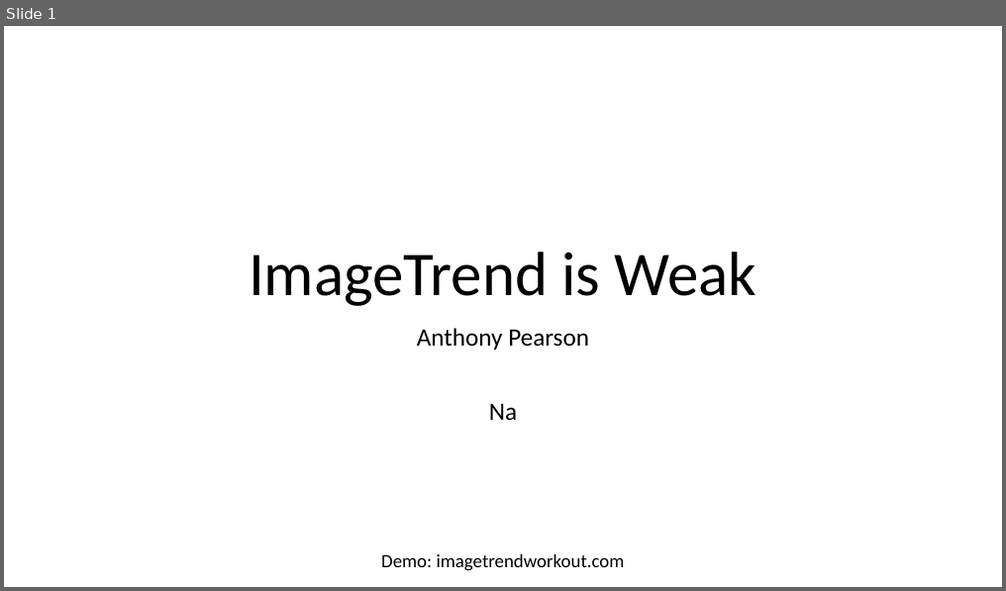
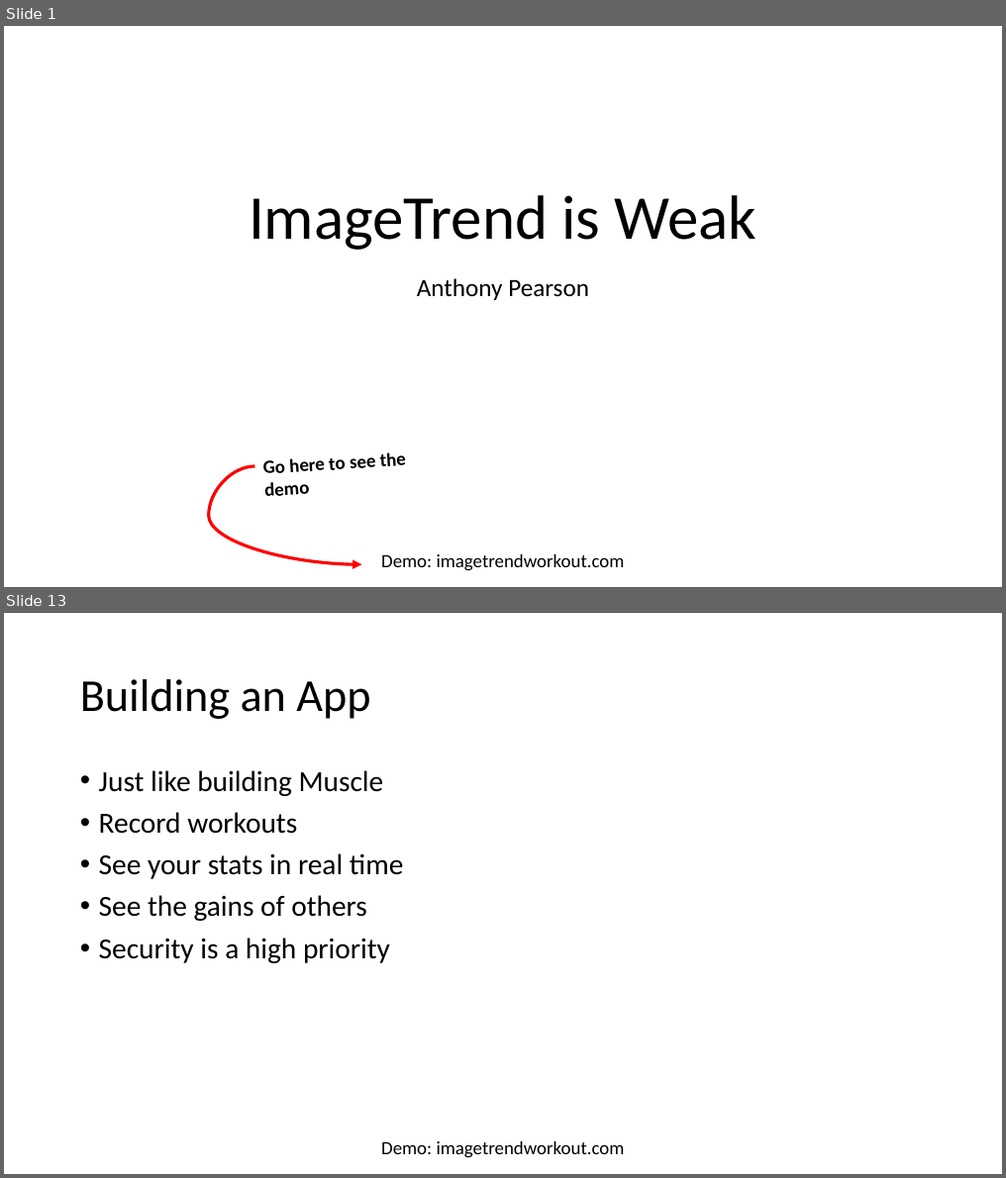
Before and after one commit to ajgoldenwings/imagetrendworkout, a slide deck: Presentation.pptx. Shown one above the other, each under a label of ours: slide 1 before the commit, slides 1 and 13 after it; the slides between them are not shown. The pictures are 1006x591 and 1006x1178 pixels, drawn with LibreOffice and Linux fonts; fonts in the diff are those of the drawing. Boxes give left, top, right and bottom in pixels: in the first picture for what was removed or moved away, otherwise in the second. Text is boxed around its words. In the diff, an @@ line names an element or a change of style, - is before the commit and + after.

```diff
--- a/Presentation.pptx
+++ b/Presentation.pptx
@@ slide 13 added at box(4, 613, 1002, 1174), background #FFFFFF; not listed: 1 template element that a slide beside it also shows @@
@@ title added at box(80, 679, 370, 719), 44 pt, text #000000 @@
+Building an App
@@ text added at box(99, 770, 403, 963), 28 pt, text #000000 @@
+• Just like building Muscle
+• Record workouts
+• See your stats in real time
+• See the gains of others
+• Security is a high priority
@@ slide 1 changed as well @@
@@ title "ImageTrend is Weak": place and size @@
-title "ImageTrend is Weak" at box(249, 252, 757, 306)
+title "ImageTrend is Weak" at box(249, 195, 757, 250)
@@ subtitle "Anthony Pearson": place and size @@
-subtitle "Anthony Pearson" at box(417, 328, 589, 421)
+subtitle "Anthony Pearson" at box(417, 278, 589, 300)
@@ subtitle at box(489, 403, 517, 421): paragraph removed @@
-Na
@@ curved arrow added from (254, 467) to (361, 565), #FF0000 3 pt @@
@@ text added at box(263, 453, 406, 496), 18 pt, text #000000, bold @@
+Go here to see the demo
```
Also in this commit, not shown: 13 other slides added, 1 other file.
